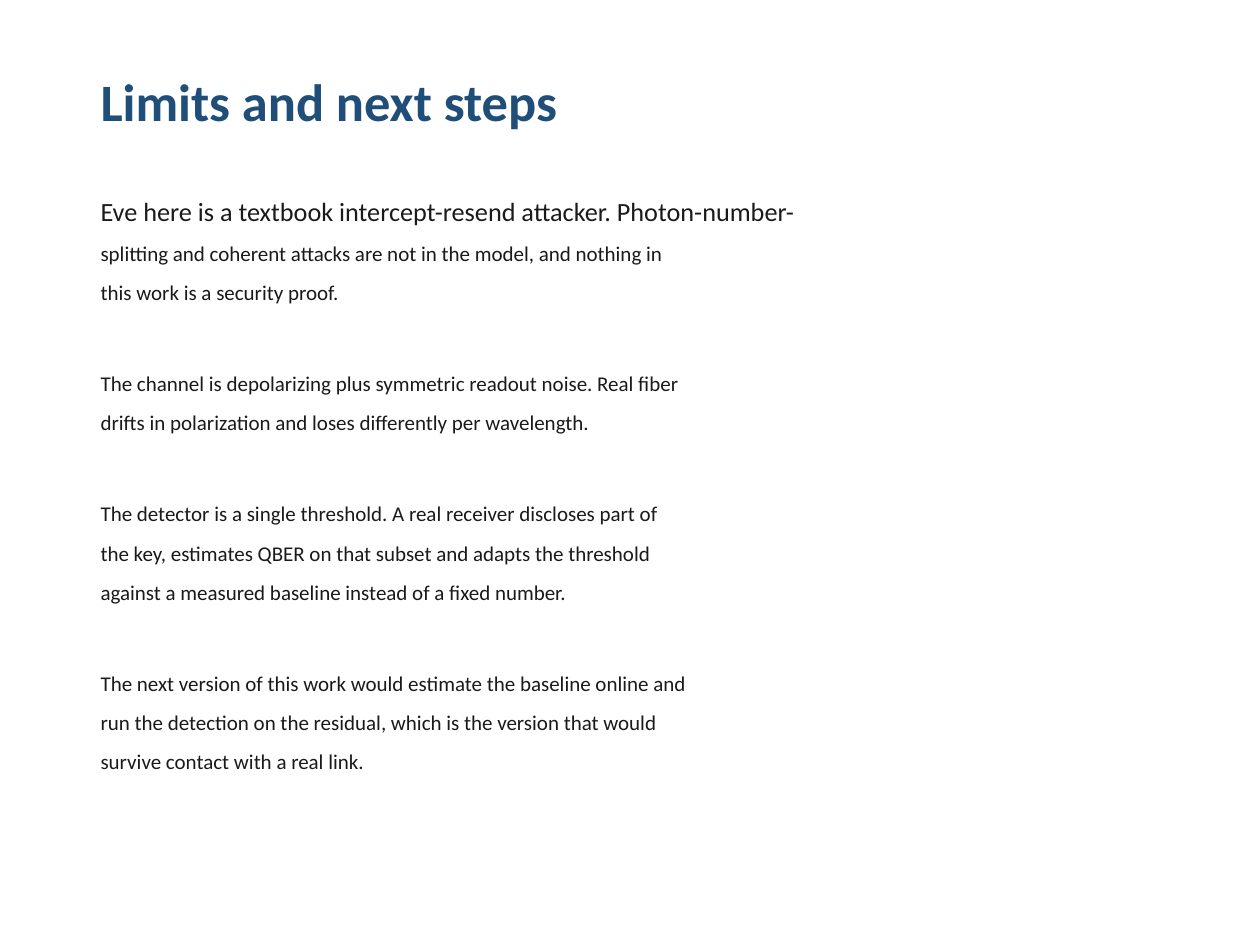
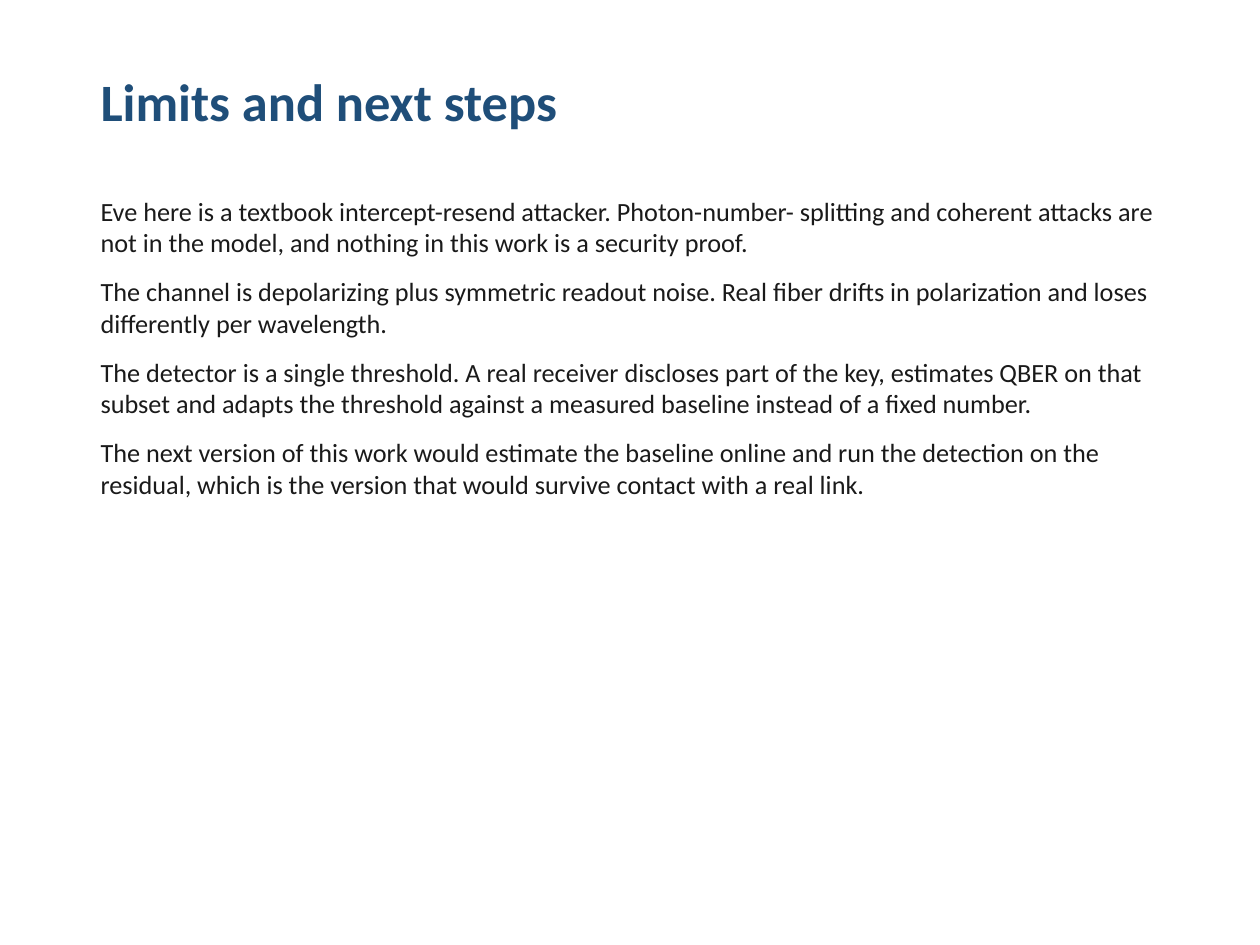
Before and after one commit to ChiaraDeVenuto/evesense-qkd, a slide deck: slide 9 of report/evesense_deck.pptx. Drawn at 1260x945 pixels with LibreOffice and Linux fonts; fonts in the diff are those of the drawing. Boxes give left, top, right and bottom in pixels: in the first picture for what was removed or moved away, otherwise in the second. Text is boxed around its words. In the diff, an @@ line names an element or a change of style, - is before the commit and + after.

```diff
--- a/report/evesense_deck.pptx
+++ b/report/evesense_deck.pptx
@@ text at <box>101,202,1152,497</box>: text changed; size 12 to 15 pt @@
-Eve here is a textbook intercept-resend attacker. Photon-number-
-splitting and coherent attacks are not in the model, and nothing in
-this work is a security proof.
-The channel is depolarizing plus symmetric readout noise. Real fiber
-drifts in polarization and loses differently per wavelength.
-The detector is a single threshold. A real receiver discloses part of
-the key, estimates QBER on that subset and adapts the threshold
-against a measured baseline instead of a fixed number.
-The next version of this work would estimate the baseline online and
-run the detection on the residual, which is the version that would
-survive contact with a real link.
+Eve here is a textbook intercept-resend attacker. Photon-number- splitting and coherent attacks are not in the model, and nothing in this work is a security proof.
+The channel is depolarizing plus symmetric readout noise. Real fiber drifts in polarization and loses differently per wavelength.
+The detector is a single threshold. A real receiver discloses part of the key, estimates QBER on that subset and adapts the threshold against a measured baseline instead of a fixed number.
+The next version of this work would estimate the baseline online and run the detection on the residual, which is the version that would survive contact with a real link.
```
Also in this commit, not shown: 9 other slides changed, 2 other files.
